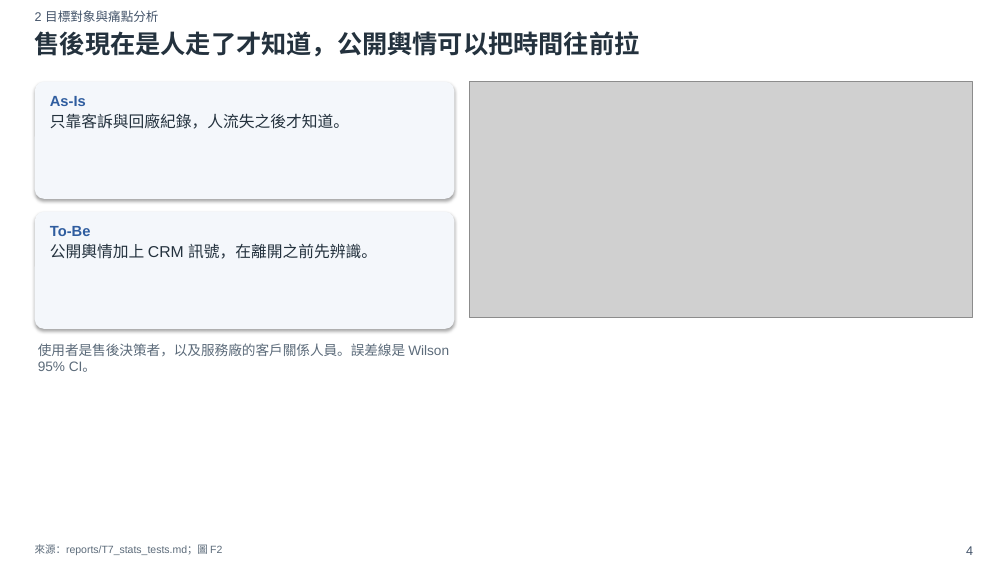
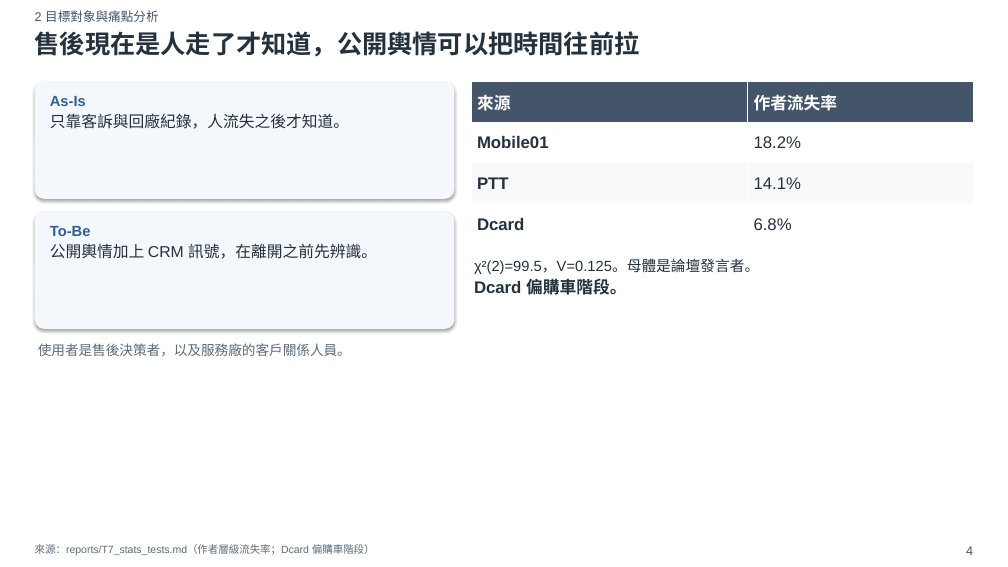
Before and after one commit to xxx789666/hotai-ai-hackathon-lexus, a slide deck: slide 4 of deck/初賽簡報_v0.pptx. Drawn at 1008x567 pixels with LibreOffice and Linux fonts; fonts in the diff are those of the drawing; grey boxes stand for pictures. Boxes give left, top, right and bottom in pixels: in the first picture for what was removed or moved away, otherwise in the second. Text is boxed around its words. In the diff, an @@ line names an element or a change of style, - is before the commit and + after.

Commit message:
初賽簡報升到 v1：套上已拍板的三層 KPI、選圖與導入時程。
附錄 A2 收來源差異、風險分布、校準與季趨勢，內容頁仍維持 15 頁。

```diff
--- a/deck/初賽簡報_v0.pptx
+++ b/deck/初賽簡報_v0.pptx
@@ picture removed at bbox=[470, 82, 972, 318] @@
@@ table added at bbox=[471, 82, 974, 244], 4 rows, 2 columns @@
+來源 | 作者流失率
+Mobile01 | 18.2%
+PTT | 14.1%
+Dcard | 6.8%
@@ text added at bbox=[474, 259, 759, 295], 14 pt, text #24323E @@
+χ²(2)=99.5，V=0.125。母體是論壇發言者。
+Dcard 偏購車階段。
@@ text at bbox=[38, 343, 351, 356]: text changed @@
-使用者是售後決策者，以及服務廠的客戶關係人員。誤差線是 Wilson 95% CI。
+使用者是售後決策者，以及服務廠的客戶關係人員。
@@ text at bbox=[35, 544, 375, 555]: text changed @@
-來源：reports/T7_stats_tests.md；圖 F2
+來源：reports/T7_stats_tests.md（作者層級流失率；Dcard 偏購車階段）
```
Also in this commit, not shown: 5 other slides changed, 4 slides added, 3 slides removed, 13 other files.
